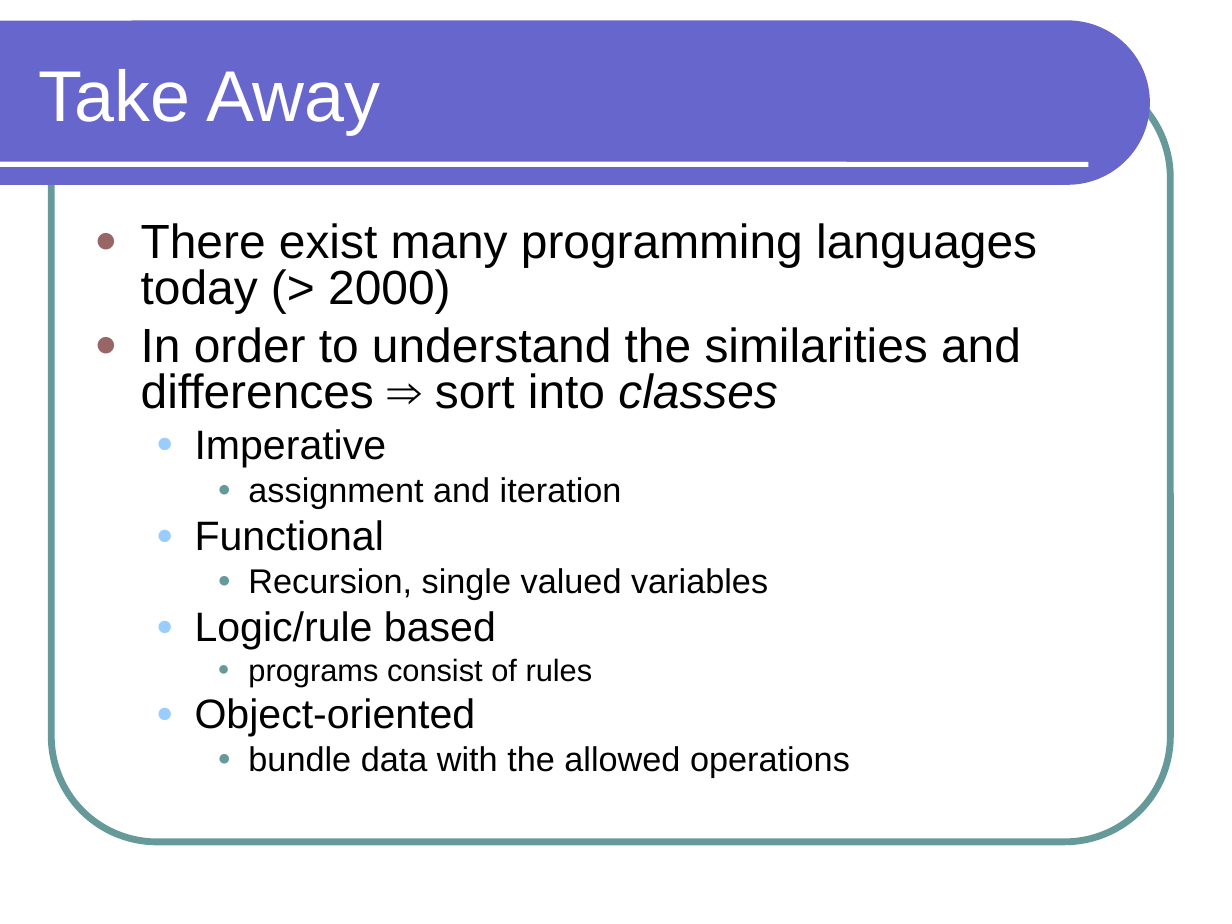
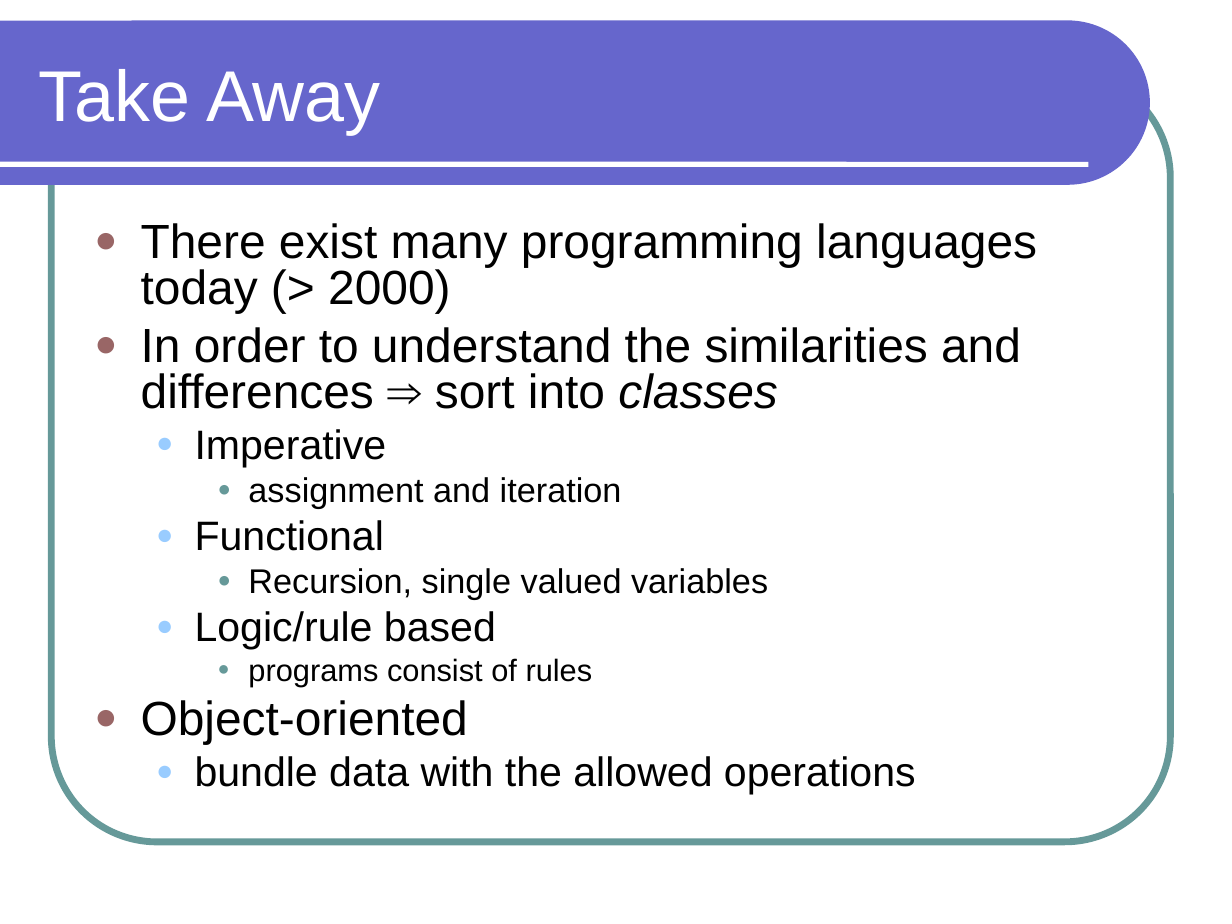
Before and after one commit to lutzhamel/CSC301, a slide deck: slide 18 of notes/csc301-ln001.ppt. Drawn at 1232x924 pixels with LibreOffice and Linux fonts; fonts in the diff are those of the drawing. Boxes give left, top, right and bottom in pixels: in the first picture for what was removed or moved away, otherwise in the second. Text is boxed around its words. In the diff, an @@ line names an element or a change of style, - is before the commit and + after.

```diff
--- a/notes/csc301-ln001.ppt
+++ b/notes/csc301-ln001.ppt
@@ text at (141, 700, 916, 795): size 24 to 28 pt in "Object-oriented"; size 20 to 24 pt in "bundle data with the allowed operations"; list level 2 to 1 in "Object-oriented"; bullet colour #99CCFF to #996666; list level 3 to 2 in "bundle data with the allowed ..."; bullet colour #669999 to #99CCFF @@
```
Also in this commit, not shown: 1 other slide changed, 2 other files.
